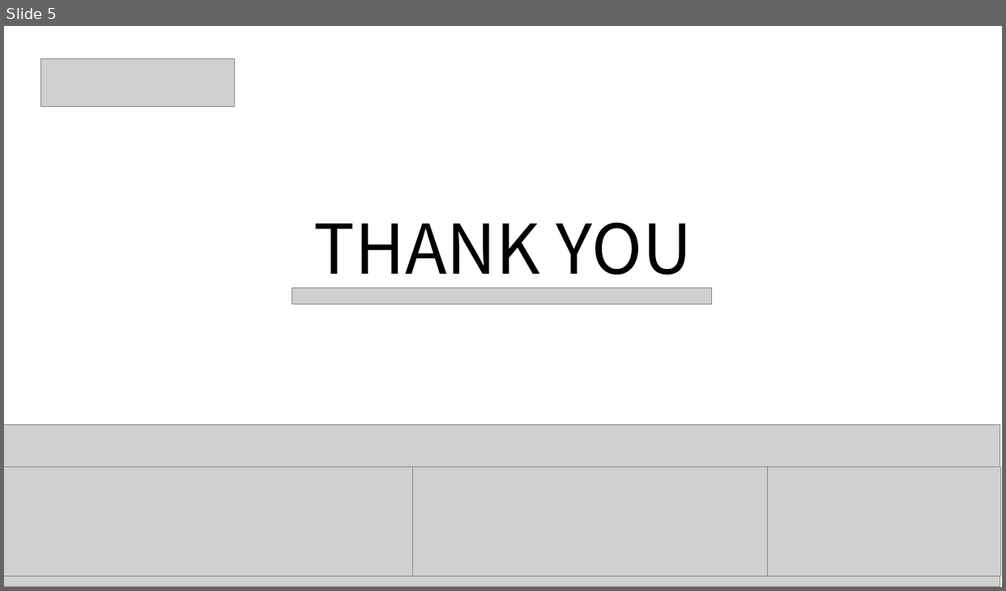
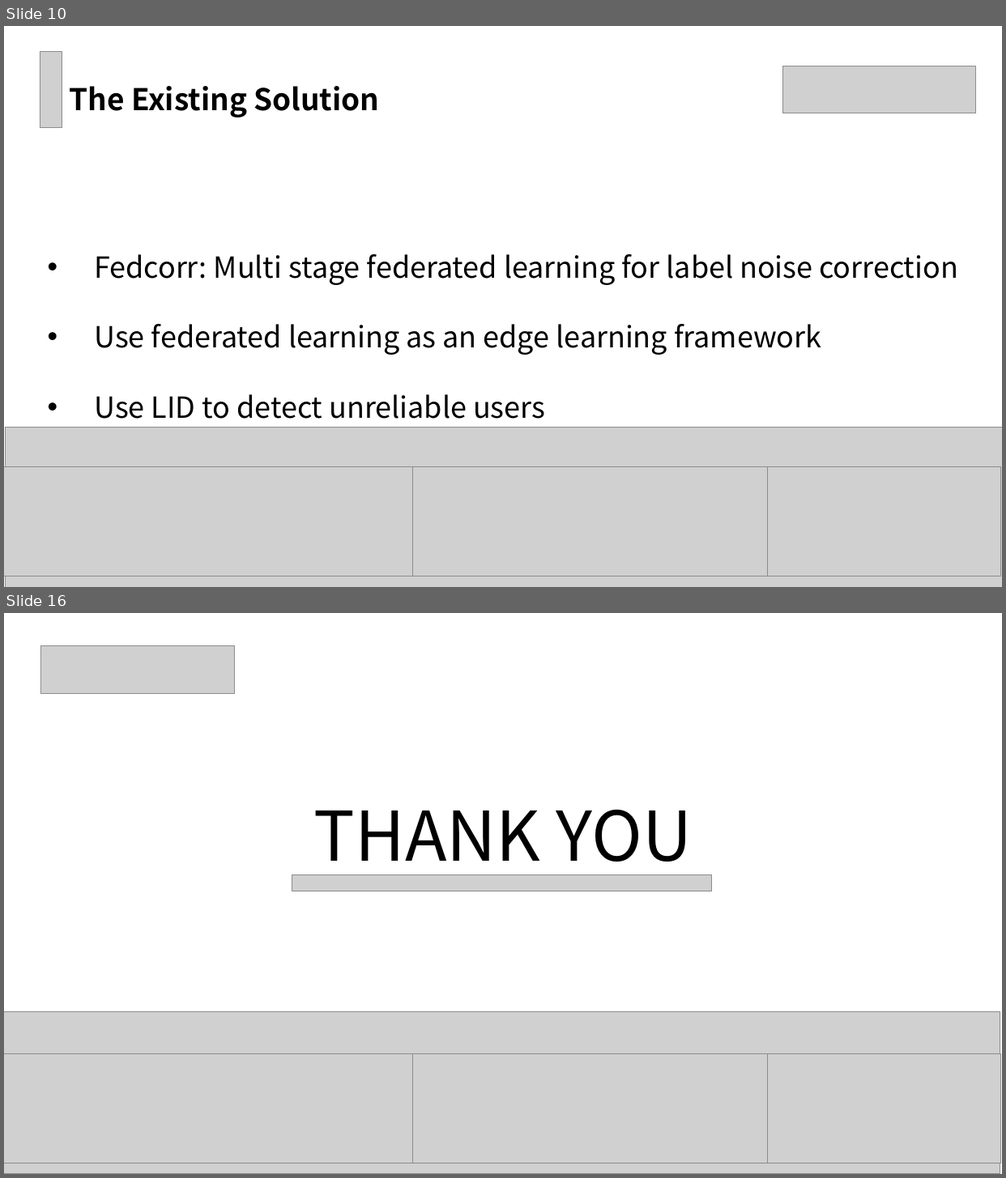
Before and after one commit to TIANGeng708/Graduated_Course, a slide deck: 高级计算机网络与大数据/Homework/homework3/pre.pptx. Shown one above the other, each under a label of ours: slide 5 before the commit, slides 10 and 16 after it; the slides between them are not shown. The pictures are 1006x591 and 1006x1178 pixels, drawn with LibreOffice and Linux fonts; fonts in the diff are those of the drawing; grey boxes stand for pictures. Boxes give left, top, right and bottom in pixels: in the first picture for what was removed or moved away, otherwise in the second. Text is boxed around its words. In the diff, an @@ line names an element or a change of style, - is before the commit and + after.

```diff
--- a/高级计算机网络与大数据/Homework/homework3/pre.pptx
+++ b/高级计算机网络与大数据/Homework/homework3/pre.pptx
@@ slide 10 added at (4,26,1002,587), background #FFFFFF @@
@@ picture added at (40,51,62,128) @@
@@ picture added at (783,66,977,113) @@
@@ title added at (70,86,380,118), 28.8 pt, text #000000, bold @@
+The Existing Solution
@@ text added at (94,254,959,419), 28 pt, text #000000 @@
+• Fedcorr: Multi stage federated learning for label noise correction
+• Use federated learning as an edge learning framework
+• Use LID to detect unreliable users
@@ picture added at (5,428,1002,587) @@
@@ picture added at (4,467,414,577) @@
@@ picture added at (413,467,767,577) @@
@@ picture added at (768,467,1001,577) @@
@@ what was slide 5 is now slide 16 @@
```
Also in this commit, not shown: 1 slide changed, 13 other slides added, 3 slides removed, 11 other files.
